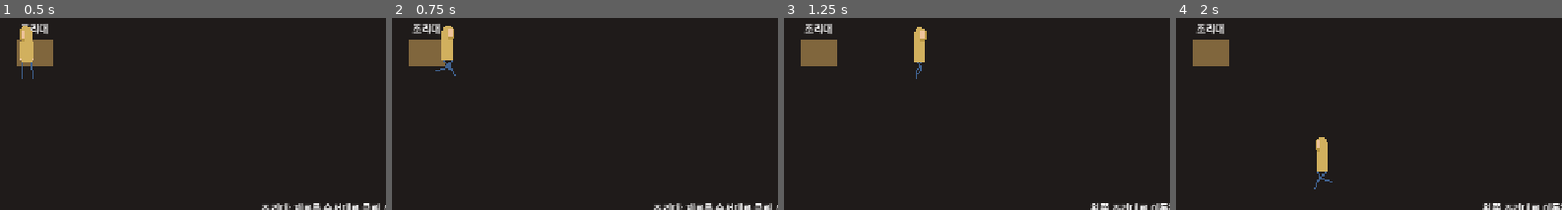
Above: before the commit, frames 1-4 (left to right).
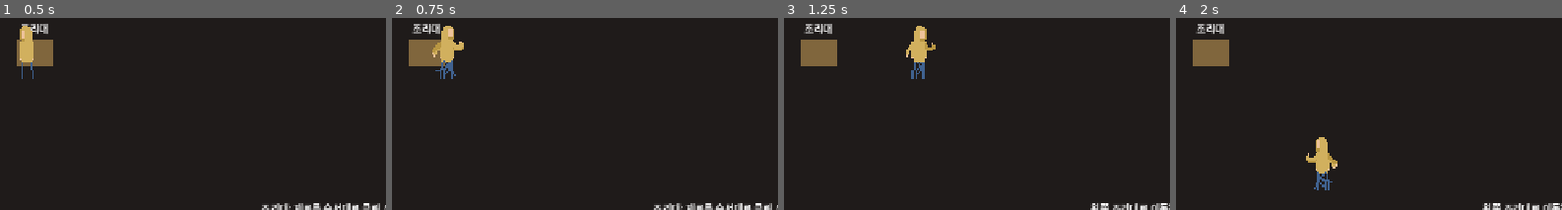
Above: after the commit, the same moments.

Repository: HomilBBANG/rt_Hilling_Game
Game: Godot game, scene res://scenes/phases/night_session.tscn
The game is run twice, just before and just after one commit, with the same random seed, the same clock (stepped at 60 frames per second) and the same inputs. This scene is started directly instead of the project's main scene.
Inputs (mouse positions are % of the whole screen's width and height, from its top left):
- Up to frame 1 (0.5 s): no input
- Up to frame 2 (0.75 s): tap Enter at 0.5 s; move the mouse to (72, 44) at 0.52 s; hold D from 0.53 s (still down); hold E from 0.53 s (still down); click (72, 44) at 0.67 s
- Up to frame 3 (1.25 s): keep holding D; keep holding E
- Up to frame 4 (2 s): move the mouse to (30, 56) at 1.27 s; release D at 1.28 s; release E at 1.28 s; hold S from 1.28 s (still down); tap Enter at 1.35 s
The pictures show only the part of the screen within x 2-51%, y 41-91%; the shares and areas given below are measured in that part.

Frame 1 is identical in both runs. In frame 2, 0.4% of the frame differs, in the area x 10-19%, y 10-32%; in frame 3, 0.4%; in frame 4, 0.4%, in the area x 33-42%, y 68-90%.

Commit message:
캠프/요리 run 모션 run_hand로 교체
- PlayerFrames.build(idle_name, run_name): run 프레임 소스도 선택(폴백 포함)
- 캠프·요리는 build('idle_hand','run_hand'), 탐사는 기본 유지
- player_run_hand.gif → assets/characters/run_hand/run_hand_{0,1,2}.png 추출

Co-Authored-By: Claude Opus 4.8 <noreply@anthropic.com>

Diff:
--- a/scripts/phases/morning_prep.gd
+++ b/scripts/phases/morning_prep.gd
@@ -91,7 +91,7 @@
 
 	_campfire.position = center - _campfire.size * 0.5
 	_player_pos = center + Vector2(-radius - 40.0, 8.0)
-	_player_fig.sprite_frames = PlayerFrames.build("idle_hand")
+	_player_fig.sprite_frames = PlayerFrames.build("idle_hand", "run_hand")
 	_player_fig.play("idle")
 	_player_fig.position = _player_pos
 	_pos_init = true
--- a/scripts/phases/night_session.gd
+++ b/scripts/phases/night_session.gd
@@ -92,7 +92,7 @@
 		return
 	if not _pos_init:
 		_player_pos = Vector2(40.0, _field.size.y * 0.5)
-		_player_node.sprite_frames = PlayerFrames.build("idle_hand")
+		_player_node.sprite_frames = PlayerFrames.build("idle_hand", "run_hand")
 		_player_node.play("idle")
 		_pos_init = true
 
--- a/scripts/player_frames.gd
+++ b/scripts/player_frames.gd
@@ -3,10 +3,10 @@
 ## 플레이어 애니메이션 프레임(idle / run) 공용 빌더.
 ## 탐사 플레이어 · 캠프 · 밤 세션이 모두 같은 프레임을 쓰도록 한 곳에서 구성.
 
-## idle_name: idle 프레임 폴더/접두사. 기본 "idle"(탐사용).
-## 요리·캠프는 "idle_hand" 를 넘겨 손 든 대기 모션을 쓴다.
-## 프레임 경로: res://assets/characters/<idle_name>/<idle_name>_N.png
-static func build(idle_name := "idle") -> SpriteFrames:
+## idle_name / run_name: 애니 프레임 폴더/접두사. 기본 "idle"/"run"(탐사용).
+## 요리·캠프는 "idle_hand"/"run_hand" 를 넘겨 손 든 모션을 쓴다.
+## 프레임 경로: res://assets/characters/<name>/<name>_N.png
+static func build(idle_name := "idle", run_name := "run") -> SpriteFrames:
 	var frames := SpriteFrames.new()
 
 	frames.add_animation("idle")
@@ -23,7 +23,9 @@
 	frames.add_animation("run")
 	frames.set_animation_loop("run", true)
 	frames.set_animation_speed("run", 10.0)
-	_load(frames, "run", "res://assets/characters/run/run_%d.png")
+	_load(frames, "run", "res://assets/characters/%s/%s_%%d.png" % [run_name, run_name])
+	if frames.get_frame_count("run") == 0 and run_name != "run": # 폴백: 기본 run
+		_load(frames, "run", "res://assets/characters/run/run_%d.png")
 
 	return frames
 
Binary file added: assets/characters/run_hand/run_hand_0.png
Not shown, added: assets/characters/run_hand/run_hand_0.png.import
Binary file added: assets/characters/run_hand/run_hand_1.png
Not shown, added: assets/characters/run_hand/run_hand_1.png.import
Binary file added: assets/characters/run_hand/run_hand_2.png
Not shown, added: assets/characters/run_hand/run_hand_2.png.import
Not shown, changed: docs/HANDOFF.md
